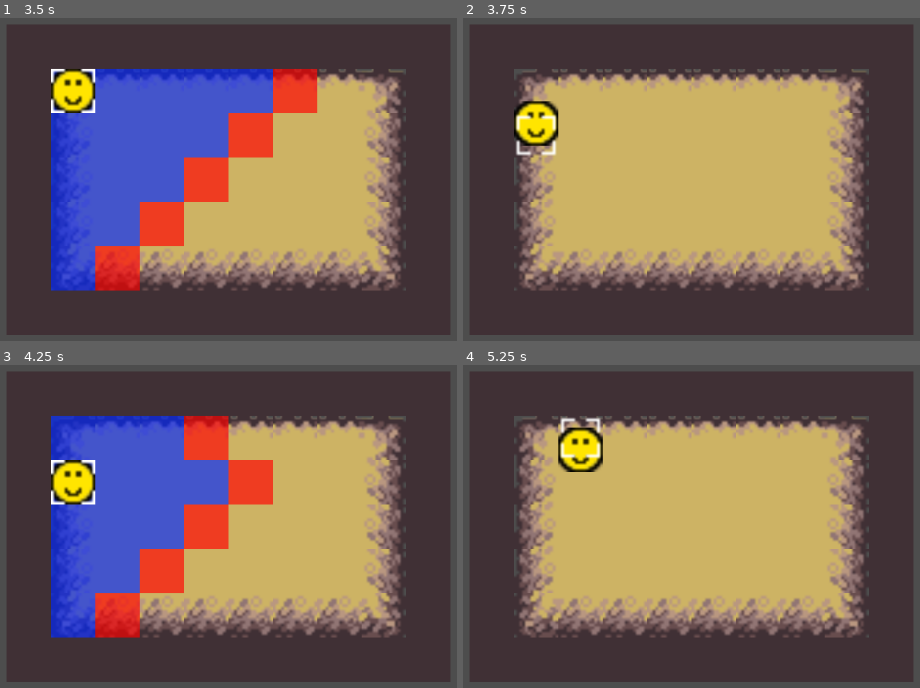
Above: before the commit, frames 1-4 (two rows, left to right).
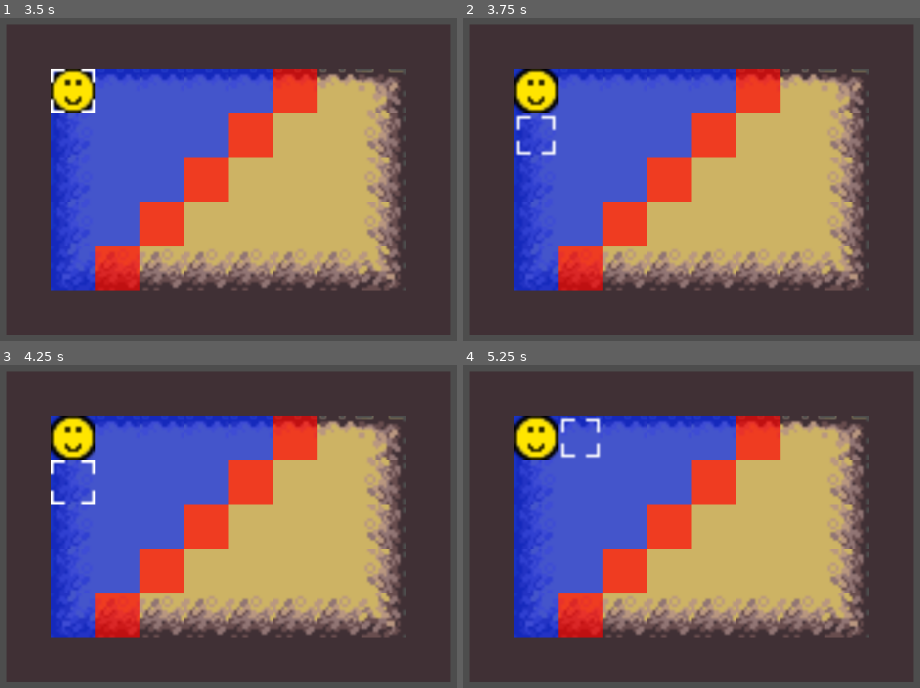
Above: after the commit, the same moments.

Repository: JonasBachmeier-UNI/GameEngineering
Game: Godot game, scene res://test.tscn
The game is run twice, just before and just after one commit, with the same random seed, the same clock (stepped at 60 frames per second) and the same inputs.
Inputs:
- Up to frame 1 (3.5 s): hold Up (ui_up) 0.53-2.03 s; tap Space (ui_select) at 0.6, 0.77, 1.07, 1.35, 1.52, 1.82, 2.1, 2.85, 3.02, 3.32 s; tap Enter at 1.25 s; hold Left (ui_left) from 2.03 s (still down)
- Up to frame 2 (3.75 s): release Left (ui_left) at 3.53 s; hold Down (ui_down) from 3.53 s (still down); tap Space (ui_select) at 3.6 s
- Up to frame 3 (4.25 s): keep holding Down (ui_down); tap Space (ui_select) at 3.77, 4.07 s
- Up to frame 4 (5.25 s): tap Space (ui_select) at 4.25, 4.35, 4.52, 4.82, 5.1 s; release Down (ui_down) at 4.28 s; hold Right (ui_right) 4.28-5.03 s; hold Up (ui_up) from 5.03 s (still down)

Frame 1 is identical in both runs. In frame 2, 27% of the frame differs, in the area x 11-70%, y 15-85%; in frame 3, 6.4%; in frame 4, 27%.
Error after the commit: Invalid access to property or key 'has_moved' on a base object of type 'Nil'. (res://cursor.gd:139)

Commit message:
Zuglogik erweitert

Diff:
--- a/nohonoramongthieves/Scripts/GameLogic/unit.gd
+++ b/nohonoramongthieves/Scripts/GameLogic/unit.gd
@@ -342,6 +342,14 @@
 	print(moved_count)
 	start_movement()
 
+## TODO: Test
+func move_to_enemy(enemy_x, enemy_y):
+	var id_cur = coordinate_to_id(x_coord, y_coord)
+	var id_enemy = coordinate_to_id(enemy_x, enemy_y)
+	var grid_path = astar.get_point_path(id_cur, id_enemy)
+	move(grid_path[-2][0], grid_path[-2][1])
+
+
 
 func can_attack_field(x, y):
 	if !in_attack_range.has([x, y]) and !in_move_range.has([x,y]):
@@ -352,7 +360,13 @@
 
 	return true
 
+
+func wait_for_next_turn():
+	has_moved = true
+
 func attack_unit(enemy: Unit):
+	# TODO: Unit auf inaktiv setzen
+	has_moved = true
 	enemy.get_damaged(dmg)
 
 
--- a/nohonoramongthieves/cursor.gd
+++ b/nohonoramongthieves/cursor.gd
@@ -133,6 +133,10 @@
 
 	var hovered = get_hovered_unit()
 	if hovered == null and !did_select_unit:
+		return
+
+	## Wenn die Einheit schon gezogen hat wird sie nicht mehr benutzt
+	if hovered.has_moved:
 		return
 
 	var pos_vec = Vector2i(x_pos, y_pos)
@@ -222,4 +226,11 @@
 
 
 func _on_game_manager_player_turn() -> void:
-	hovering_check()
+	is_active = true
+	visible = true
+	hovering_check()
+
+
+func _on_game_manager_enemy_turn() -> void:
+	is_active = false
+	visible = false
--- a/nohonoramongthieves/game_manager.gd
+++ b/nohonoramongthieves/game_manager.gd
@@ -8,6 +8,7 @@
 var is_player_turn = true
 
 signal player_turn
+signal enemy_turn
 
 func _ready() -> void:
 	update_units()
@@ -38,6 +39,7 @@
 	update_units()
 	for unit in units:
 		unit.moved_count = 0
+		unit.has_moved = false
 		unit.update_units()
 		unit.get_cells_in_range()
 
@@ -49,4 +51,5 @@
 	else:
 		## AI Turn
 		is_player_turn = false
+		emit_signal("enemy_turn")
 		pass
--- a/nohonoramongthieves/test.tscn
+++ b/nohonoramongthieves/test.tscn
@@ -154,4 +154,5 @@
 [connection signal="path_completed" from="GameBoard/Units/Unit" to="GameBoard/Cursor" method="_on_unit_path_completed"]
 [connection signal="path_started" from="GameBoard/Units/Unit" to="GameBoard/Cursor" method="_on_unit_path_started"]
 [connection signal="update_board" from="GameBoard/Cursor" to="GameBoard/Units/Unit" method="_on_cursor_update_board"]
+[connection signal="enemy_turn" from="GameManager" to="GameBoard/Cursor" method="_on_game_manager_enemy_turn"]
 [connection signal="player_turn" from="GameManager" to="GameBoard/Cursor" method="_on_game_manager_player_turn"]
